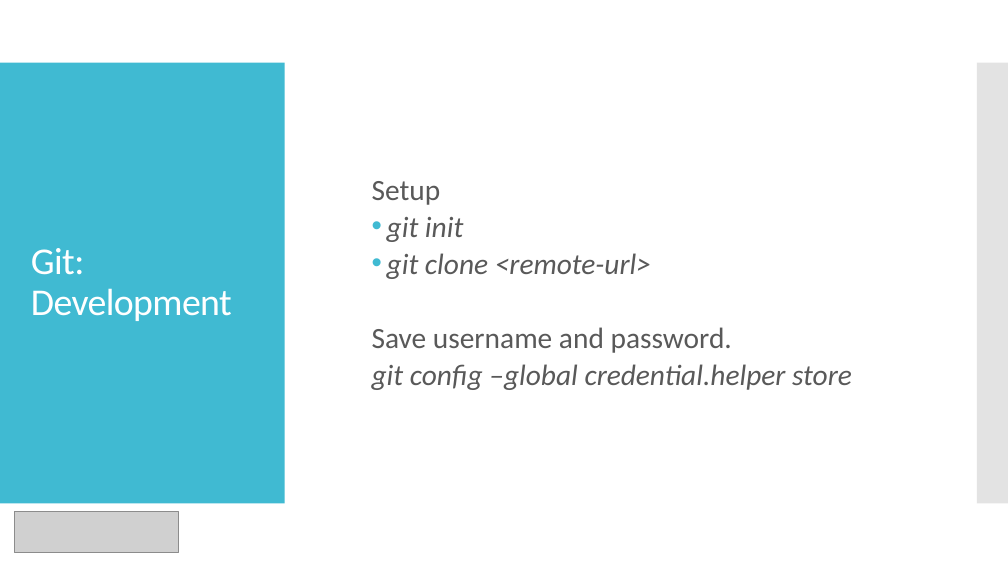
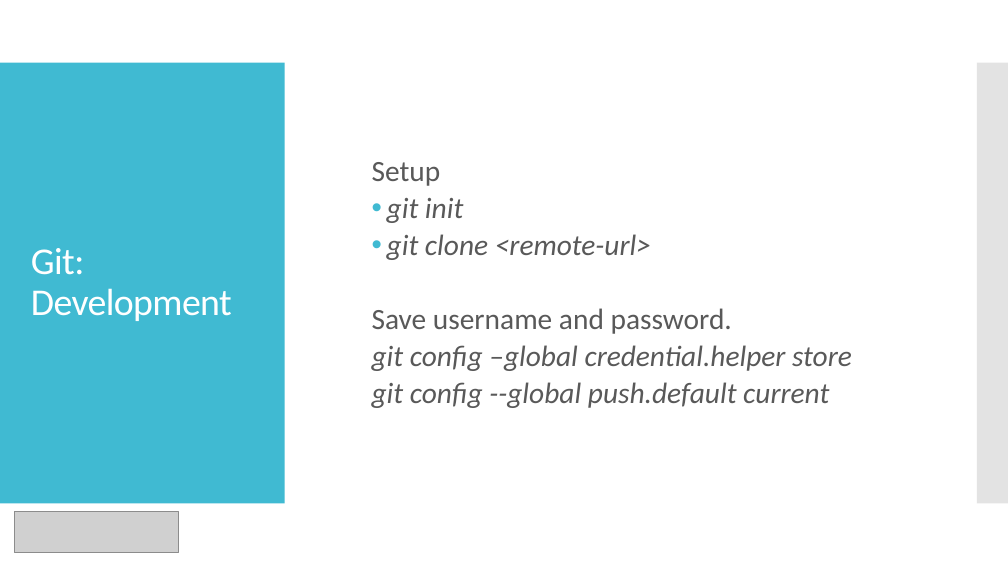
Before and after one commit to shashwatx/git_101, a slide deck: slide 20 of presentation.pptx. Drawn at 1008x567 pixels with LibreOffice and Linux fonts; fonts in the diff are those of the drawing; grey boxes stand for pictures. Boxes give left, top, right and bottom in pixels: in the first picture for what was removed or moved away, otherwise in the second. Text is boxed around its words. In the diff, an @@ line names an element or a change of style, - is before the commit and + after.

Commit message:
updated ppt

```diff
--- a/presentation.pptx
+++ b/presentation.pptx
@@ text at bbox=[372, 382, 829, 408]: paragraph added @@
+  git config --global push.default current
```
Also in this commit, not shown: 1 other file.
